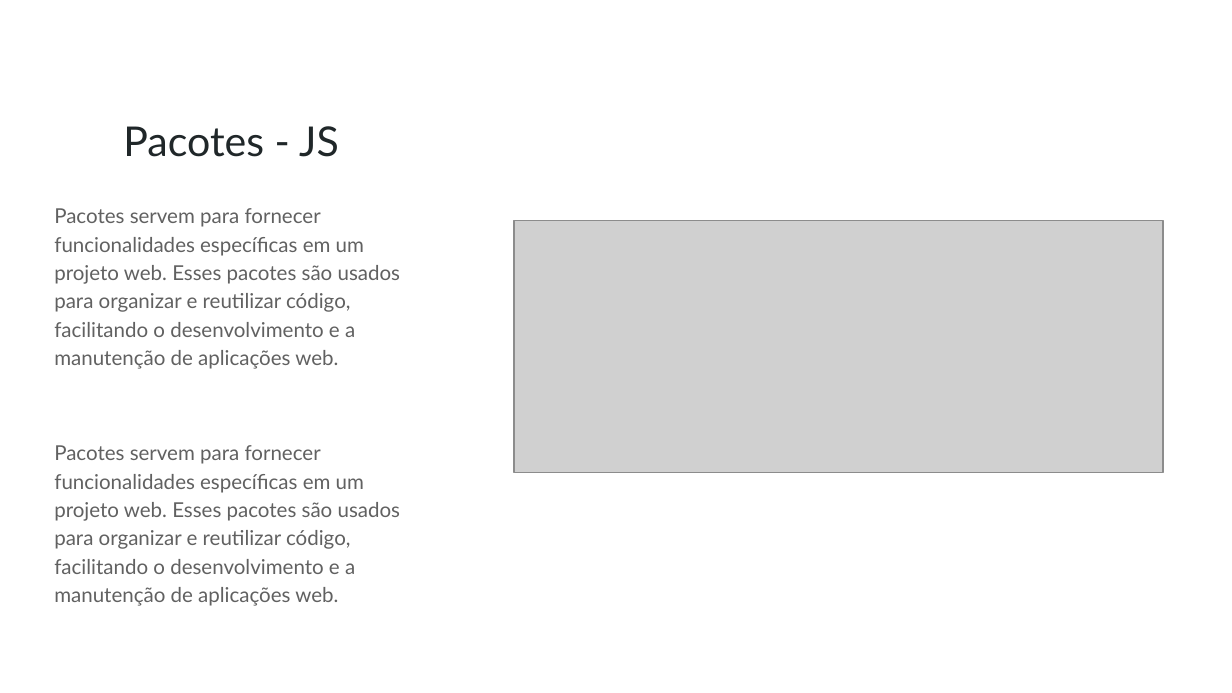
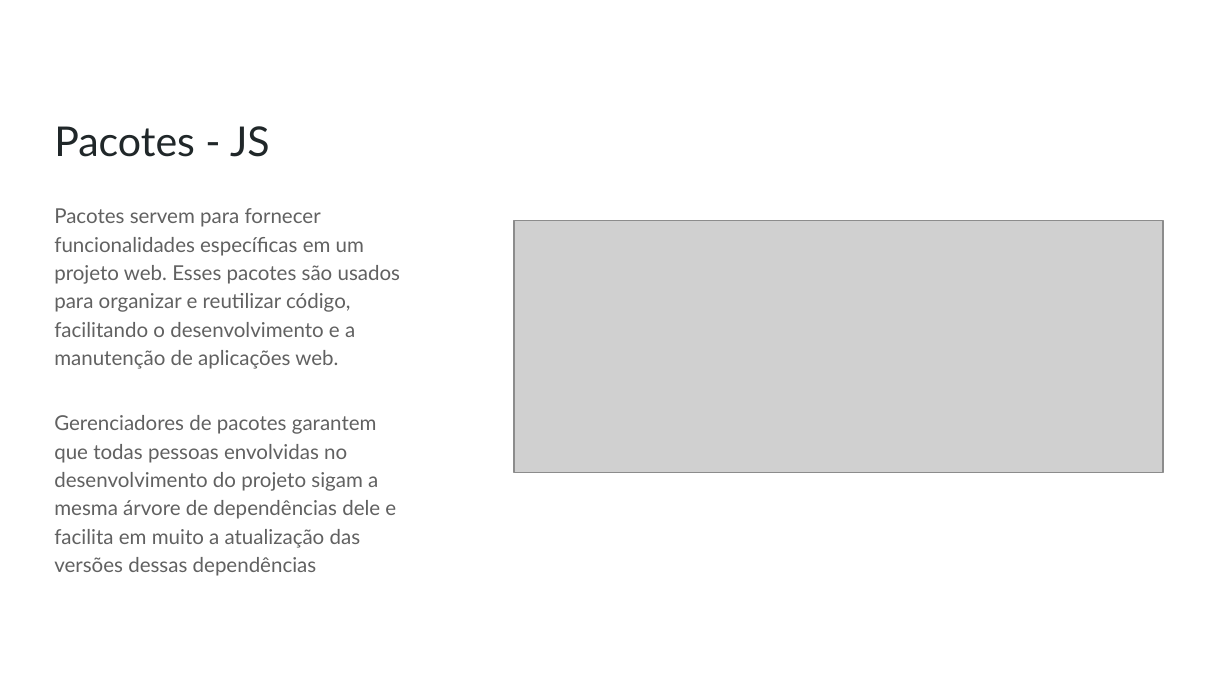
Before and after one commit to Bruno-Otavio/exercicios-desafio2, a slide deck: slide 5 of presentation/presentation.pptx. Drawn at 1232x693 pixels with LibreOffice and Linux fonts; fonts in the diff are those of the drawing; grey boxes stand for pictures. Boxes give left, top, right and bottom in pixels: in the first picture for what was removed or moved away, otherwise in the second. Text is boxed around its words. In the diff, an @@ line names an element or a change of style, - is before the commit and + after.

Commit message:
Presentation

```diff
--- a/presentation/presentation.pptx
+++ b/presentation/presentation.pptx
@@ title "Pacotes - JS" at <box>54,126,270,157</box>: alignment centre to left @@
@@ text at <box>54,415,396,576</box>: text changed @@
-Pacotes servem para fornecer funcionalidades específicas em um projeto web. Esses pacotes são usados para organizar e reutilizar código, facilitando o desenvolvimento e a manutenção de aplicações web.
+Gerenciadores de pacotes garantem que todas pessoas envolvidas no desenvolvimento do projeto sigam a mesma árvore de dependências dele e facilita em muito a atualização das versões dessas dependências
```
Also in this commit, not shown: 1 other slide changed.
